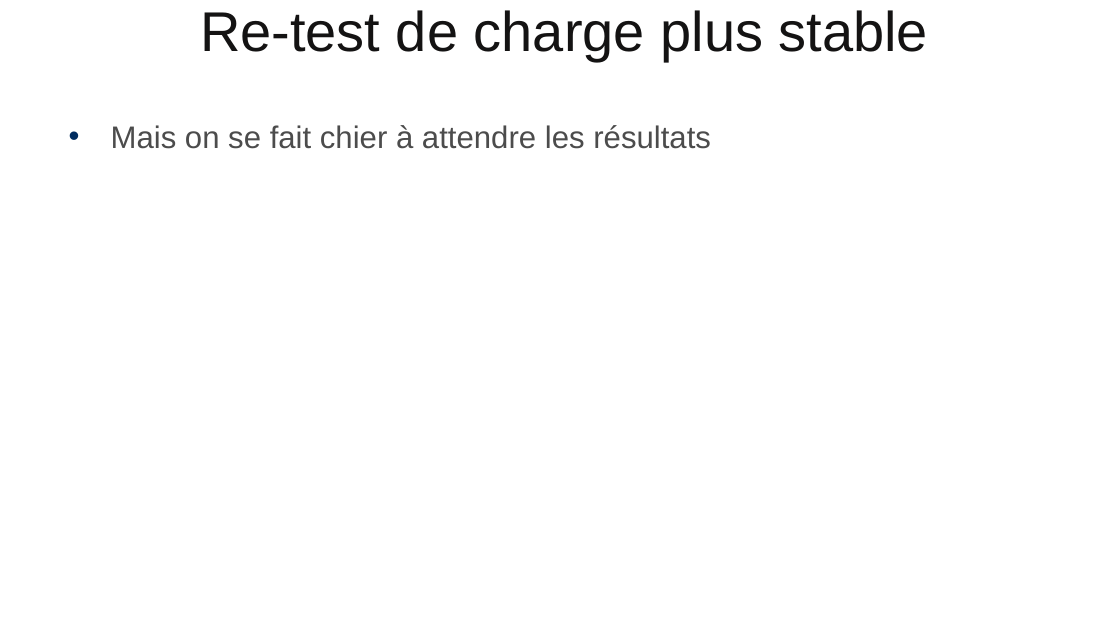
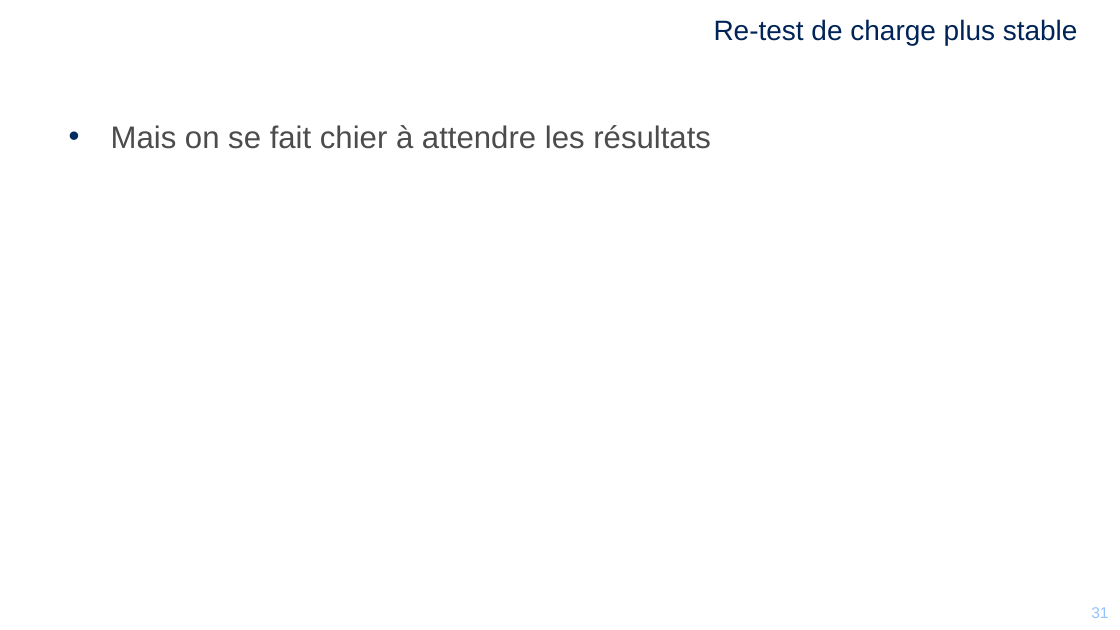
Before and after one commit to mikrob/perfuniversity, a slide deck: slide 31 of PerfUniversity.pptx (slide 27 before the commit). Drawn at 1120x630 pixels with LibreOffice and Linux fonts; fonts in the diff are those of the drawing; background and template pictures are left out. Boxes give left, top, right and bottom in pixels: in the first picture for what was removed or moved away, otherwise in the second. Text is boxed around its words. In the diff, an @@ line names an element or a change of style, - is before the commit and + after.

```diff
--- a/PerfUniversity.pptx
+++ b/PerfUniversity.pptx
@@ title "Re-test de charge plus stable" at bbox=[714, 19, 1078, 45]: size 36 to 18 pt, text colour #141313 to #002458; alignment centre to right @@
@@ page number added at bbox=[1082, 607, 1099, 618], 10 pt, text #96C1FF @@
+31
@@ page number added at bbox=[1091, 607, 1108, 618], 10 pt, text #FFFFFF @@
+31
```
Also in this commit, not shown: 39 other slides changed, 5 slides added, 1 slide removed, 5 other files.
